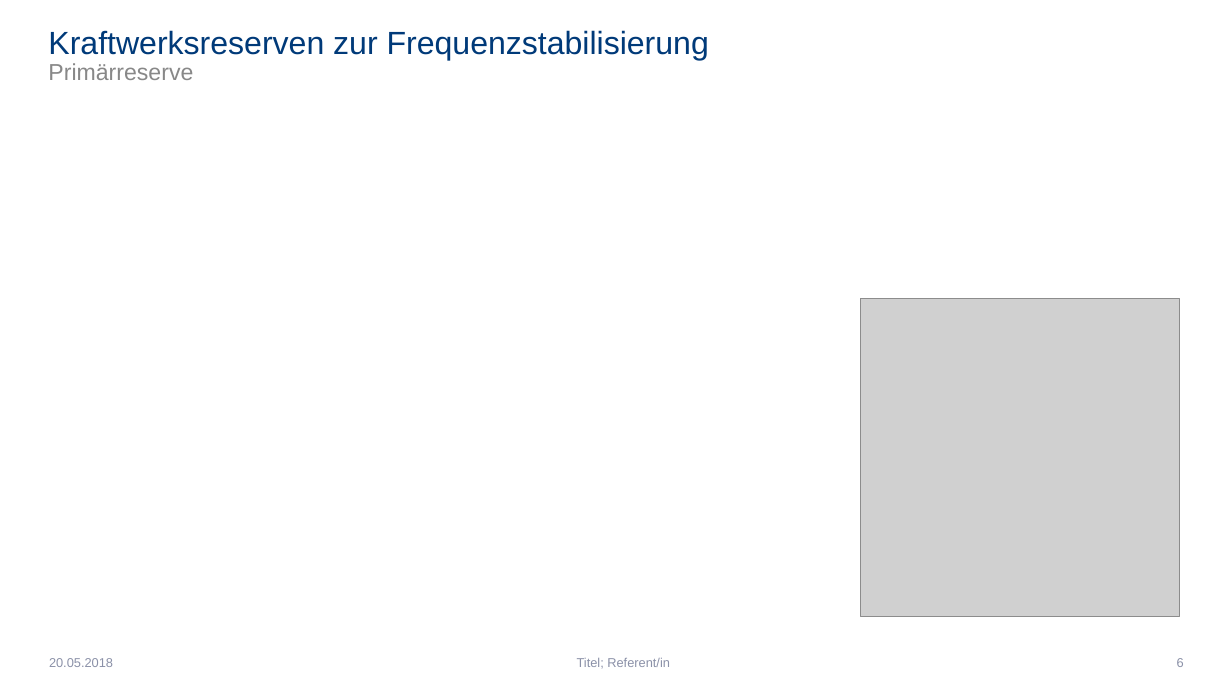
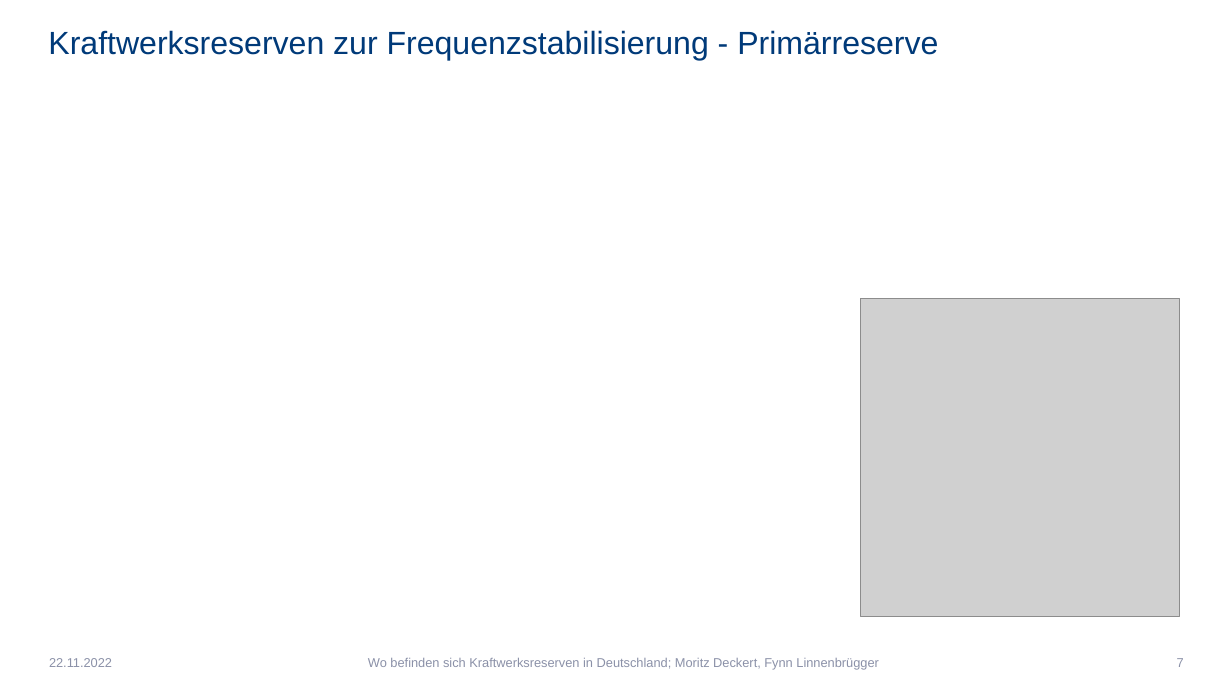
Before and after one commit to Febbyyyy/Regenerative-Energietechnik-Projekt, a slide deck: slide 7 of Präsentation - Wo befinden sich Kraftwerksreserven in Deutschland.pptx (slide 6 before the commit). Drawn at 1232x693 pixels with LibreOffice and Linux fonts; fonts in the diff are those of the drawing; grey boxes stand for pictures. Boxes give left, top, right and bottom in pixels: in the first picture for what was removed or moved away, otherwise in the second. Text is boxed around its words. In the diff, an @@ line names an element or a change of style, - is before the commit and + after.

```diff
--- a/Präsentation - Wo befinden sich Kraftwerksreserven in Deutschland.pptx
+++ b/Präsentation - Wo befinden sich Kraftwerksreserven in Deutschland.pptx
@@ title at [48,30,938,60]: text changed @@
-Kraftwerksreserven zur Frequenzstabilisierung
-Primärreserve
+Kraftwerksreserven zur Frequenzstabilisierung - Primärreserve
@@ text at [49,658,112,667]: text changed @@
-20.05.2018
+22.11.2022
@@ text at [368,658,879,670]: text changed @@
-Titel; Referent/in
+Wo befinden sich Kraftwerksreserven in Deutschland; Moritz Deckert, Fynn Linnenbrügger
@@ page number at [1177,658,1184,667]: text changed @@
-6
+7
```
Also in this commit, not shown: 9 other slides changed, 1 slide added, 2 other files.
